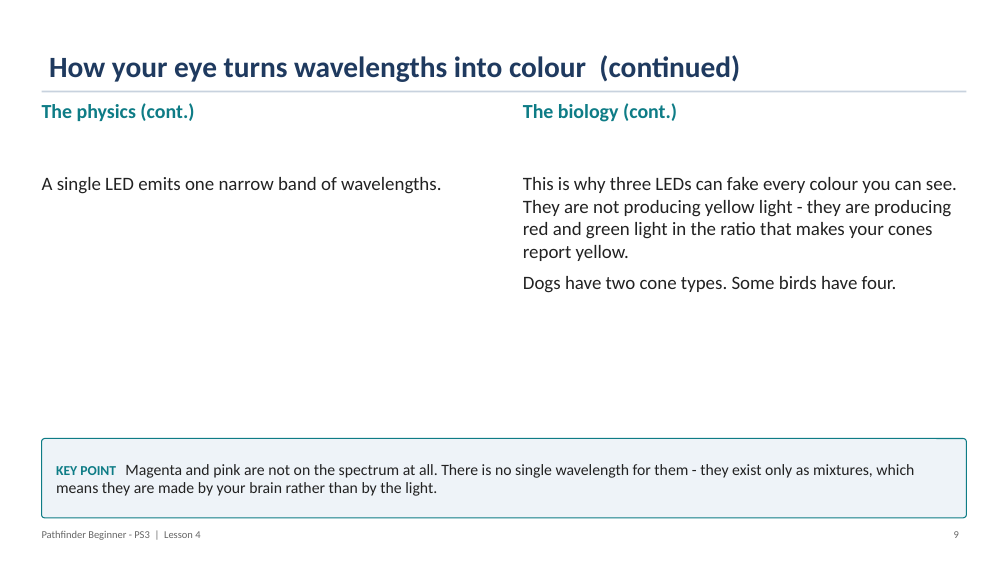
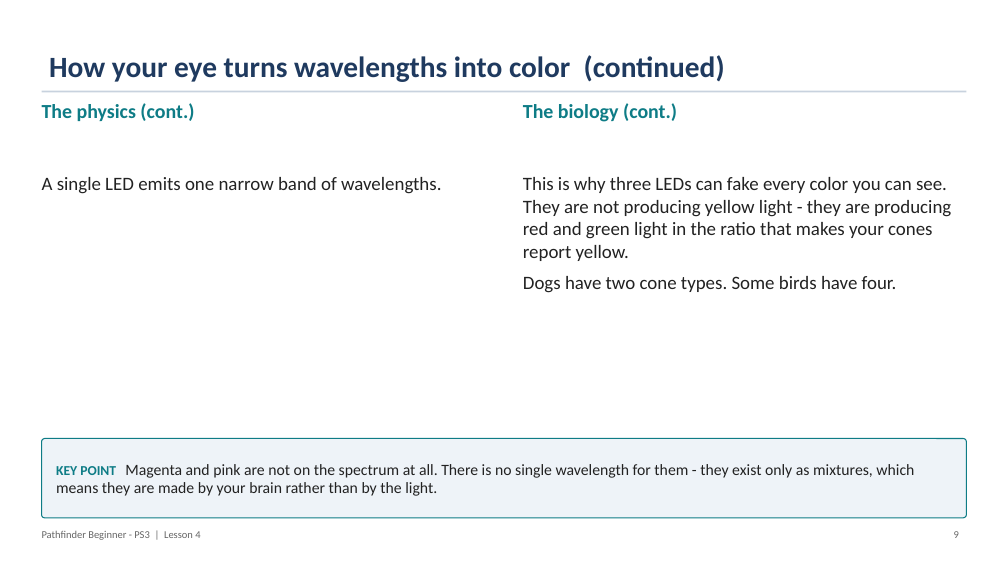
Before and after one commit to PorpoiseRobotics/porpoise-robotics, a slide deck: slide 10 of ground-vehicle/docs/courses/beginner-ps3/l4_neopixel_leds.pptx. Drawn at 1008x567 pixels with LibreOffice and Linux fonts; fonts in the diff are those of the drawing. Boxes give left, top, right and bottom in pixels: in the first picture for what was removed or moved away, otherwise in the second. Text is boxed around its words. In the diff, an @@ line names an element or a change of style, - is before the commit and + after.

```diff
--- a/ground-vehicle/docs/courses/beginner-ps3/l4_neopixel_leds.pptx
+++ b/ground-vehicle/docs/courses/beginner-ps3/l4_neopixel_leds.pptx
@@ title at (49,55,725,82): text changed @@
-How your eye turns wavelengths into colour (continued)
+How your eye turns wavelengths into color (continued)
@@ text at (523,177,951,261): text changed @@
-This is why three LEDs can fake every colour you can see. They are not producing yellow light - they are producing red and green light in the ratio that makes your cones report yellow.
+This is why three LEDs can fake every color you can see. They are not producing yellow light - they are producing red and green light in the ratio that makes your cones report yellow.
```
Also in this commit, not shown: 14 other slides changed, 58 other files.
